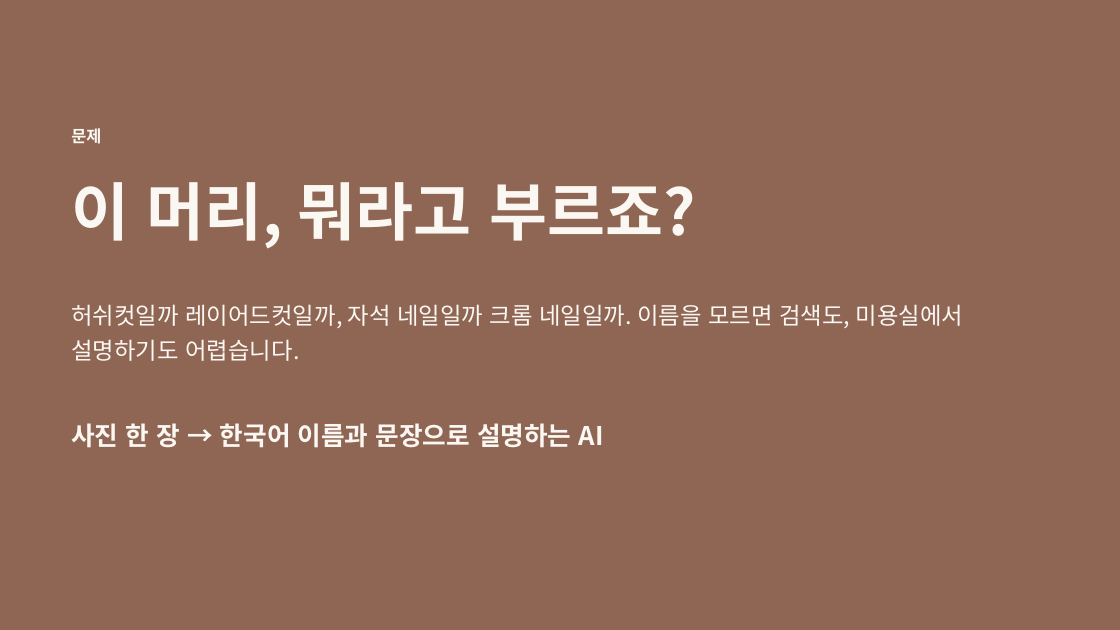
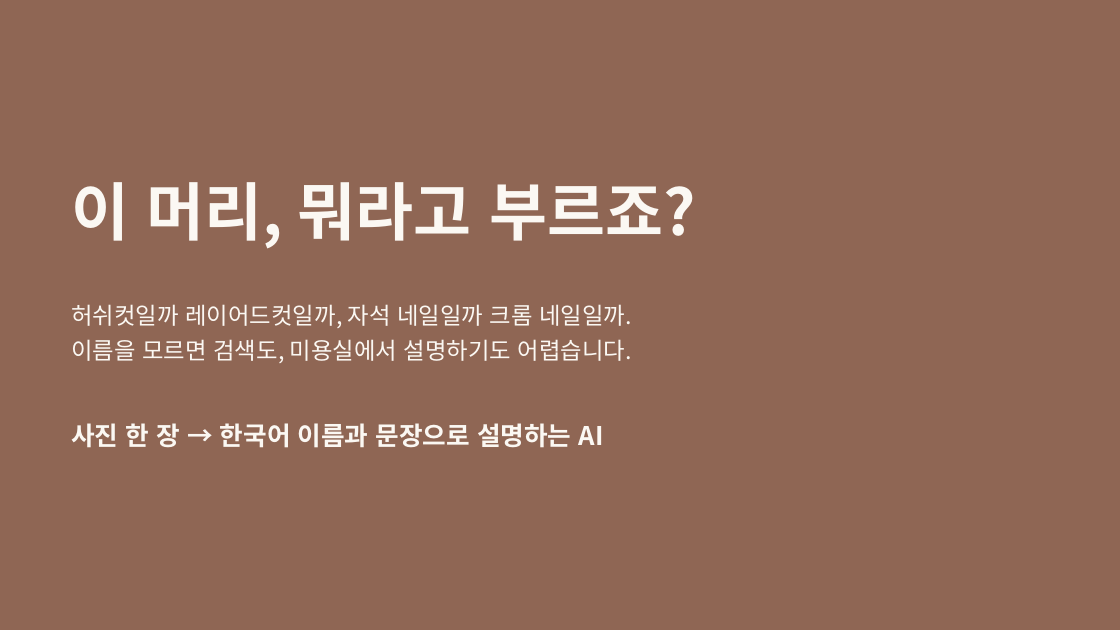
Before and after one commit to rudals906377/AI, a slide deck: slide 2 of docs/presentation.pptx. Drawn at 1120x630 pixels with LibreOffice and Linux fonts; fonts in the diff are those of the drawing. Boxes give left, top, right and bottom in pixels: in the first picture for what was removed or moved away, otherwise in the second. Text is boxed around its words. In the diff, an @@ line names an element or a change of style, - is before the commit and + after.

```diff
--- a/docs/presentation.pptx
+++ b/docs/presentation.pptx
@@ text removed at (x1=71, y1=128, x2=101, y2=144) @@
-문제
@@ text at (x1=71, y1=304, x2=632, y2=363): text changed @@
-허쉬컷일까 레이어드컷일까, 자석 네일일까 크롬 네일일까. 이름을 모르면 검색도, 미용실에서 설명하기도 어렵습니다.
+허쉬컷일까 레이어드컷일까, 자석 네일일까 크롬 네일일까.
+이름을 모르면 검색도, 미용실에서 설명하기도 어렵습니다.
```
Also in this commit, not shown: 6 other slides changed, 1 slide added, 4 other files.
